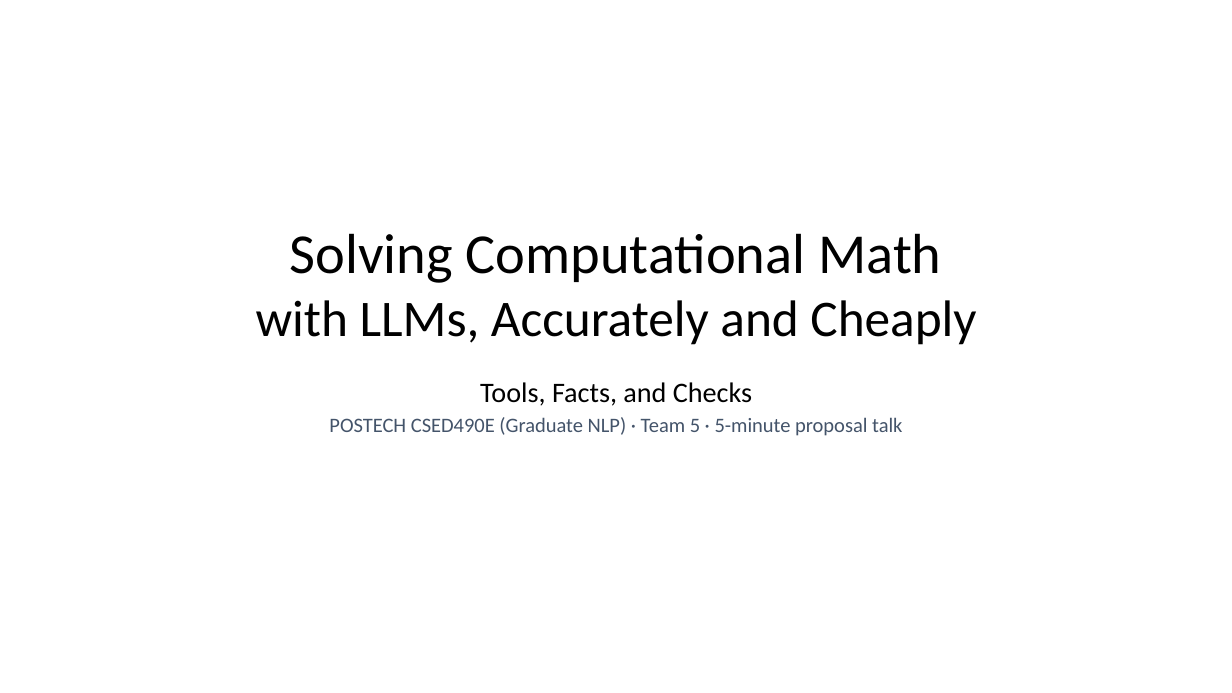
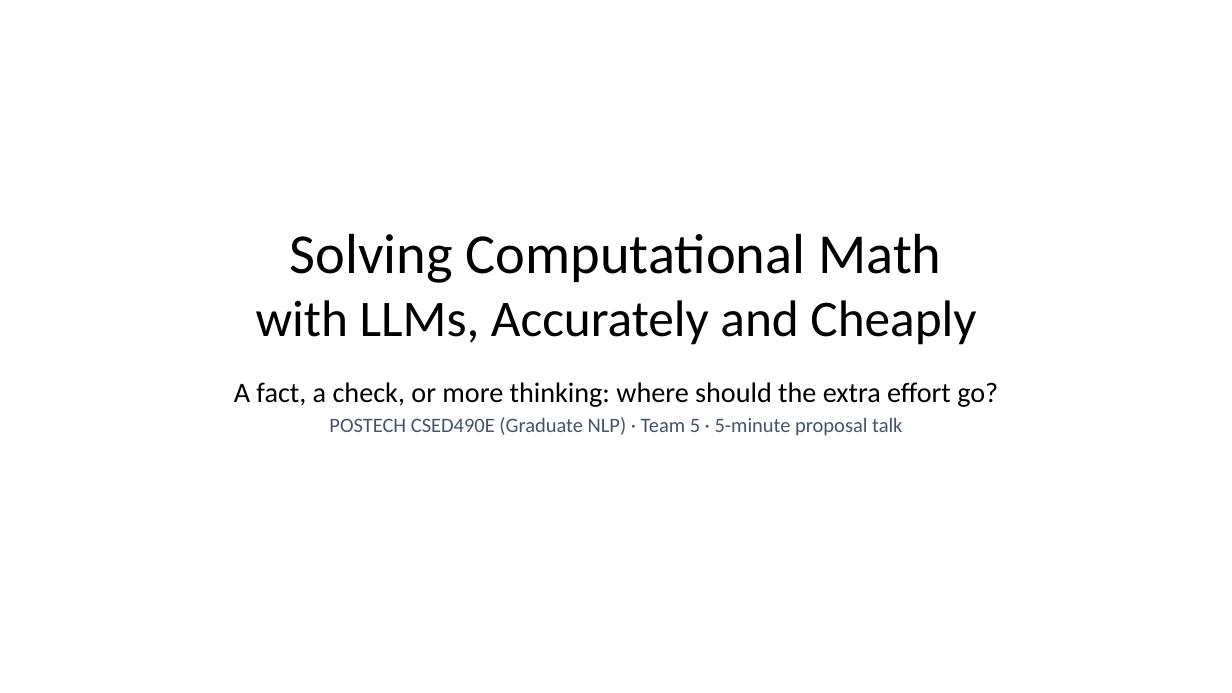
Before and after one commit to dlwns147/CSED490E_Project_Team5, a slide deck: slide 1 of PROPOSAL_slides.pptx. Drawn at 1232x693 pixels with LibreOffice and Linux fonts; fonts in the diff are those of the drawing. Boxes give left, top, right and bottom in pixels: in the first picture for what was removed or moved away, otherwise in the second. Text is boxed around its words. In the diff, an @@ line names an element or a change of style, - is before the commit and + after.

```diff
--- a/PROPOSAL_slides.pptx
+++ b/PROPOSAL_slides.pptx
@@ text at bbox=[234, 382, 998, 407]: text changed @@
-Tools, Facts, and Checks
+A fact, a check, or more thinking: where should the extra effort go?
```
Also in this commit, not shown: 3 other slides changed, 1 slide added, 6 other files.
